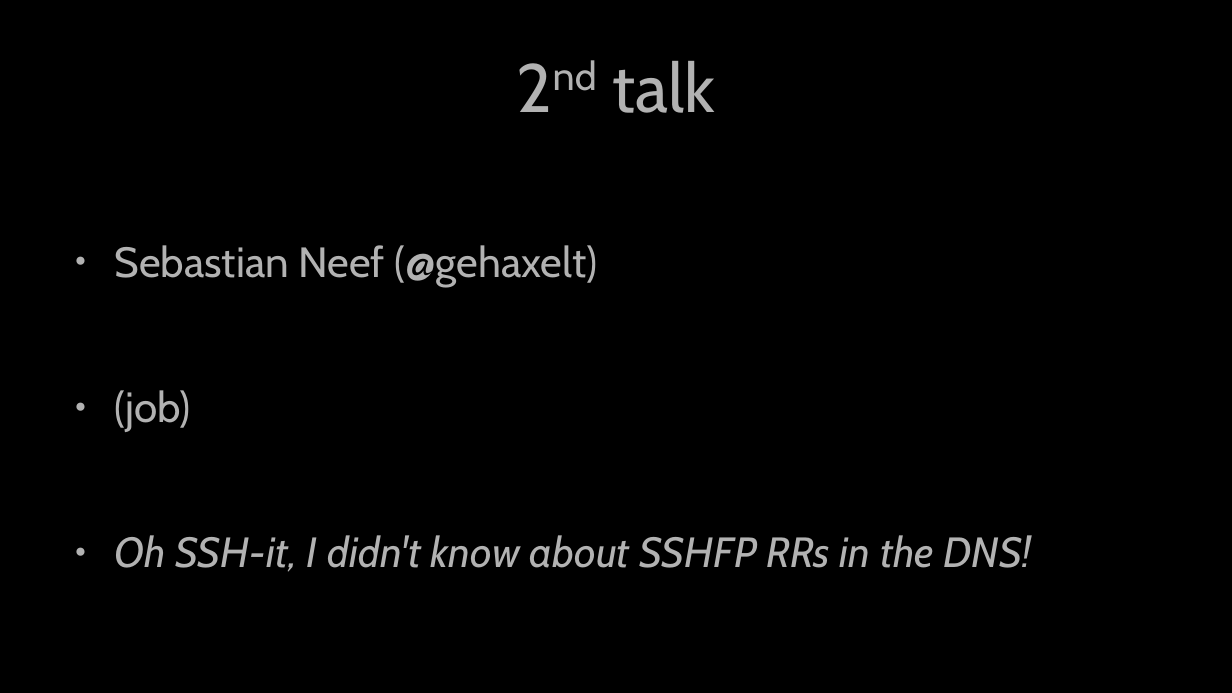
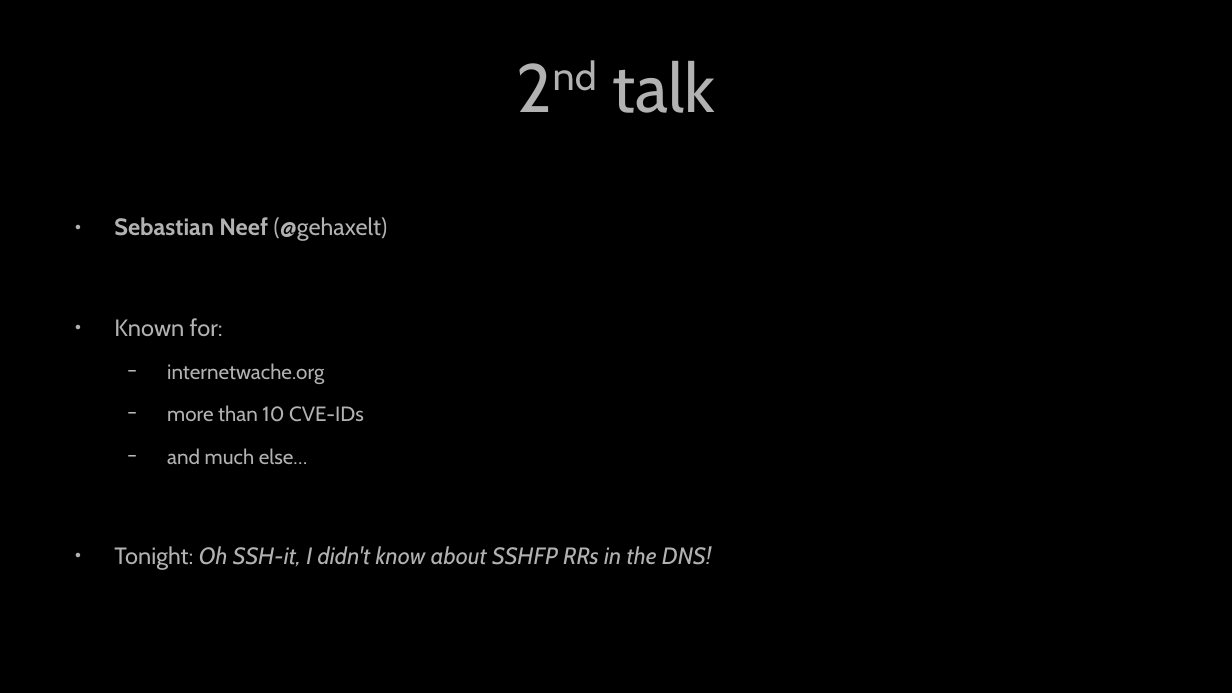
Before and after one commit to Security-Nights/orga, a slide deck: slide 5 of 2023/March/presentation.odp. Drawn at 1232x693 pixels with LibreOffice and Linux fonts; fonts in the diff are those of the drawing. Boxes give left, top, right and bottom in pixels: in the first picture for what was removed or moved away, otherwise in the second. Text is boxed around its words. In the diff, an @@ line names an element or a change of style, - is before the commit and + after.

Commit message:
Updated presentation

```diff
--- a/2023/March/presentation.odp
+++ b/2023/March/presentation.odp
@@ text at [114,217,388,241]: size 27.2 to 15.2 pt in "Sebastian Neef (@gehaxelt)"; bold on in "Sebastian Neef" @@
@@ text at [114,318,712,570]: text changed; size 27.2 to 15.2 pt; italic off @@
-● (job)
-● Oh SSH-it, I didn't know about SSHFP RRs in the DNS!
+● Known for:
+  − internetwache.org
+  − more than 10 CVE-IDs
+  − and much else…
+● Tonight: Oh SSH-it, I didn't know about SSHFP RRs in the DNS!
```
Also in this commit, not shown: 3 other slides changed, 2 slides added, 2 slides removed, 1 other file.
